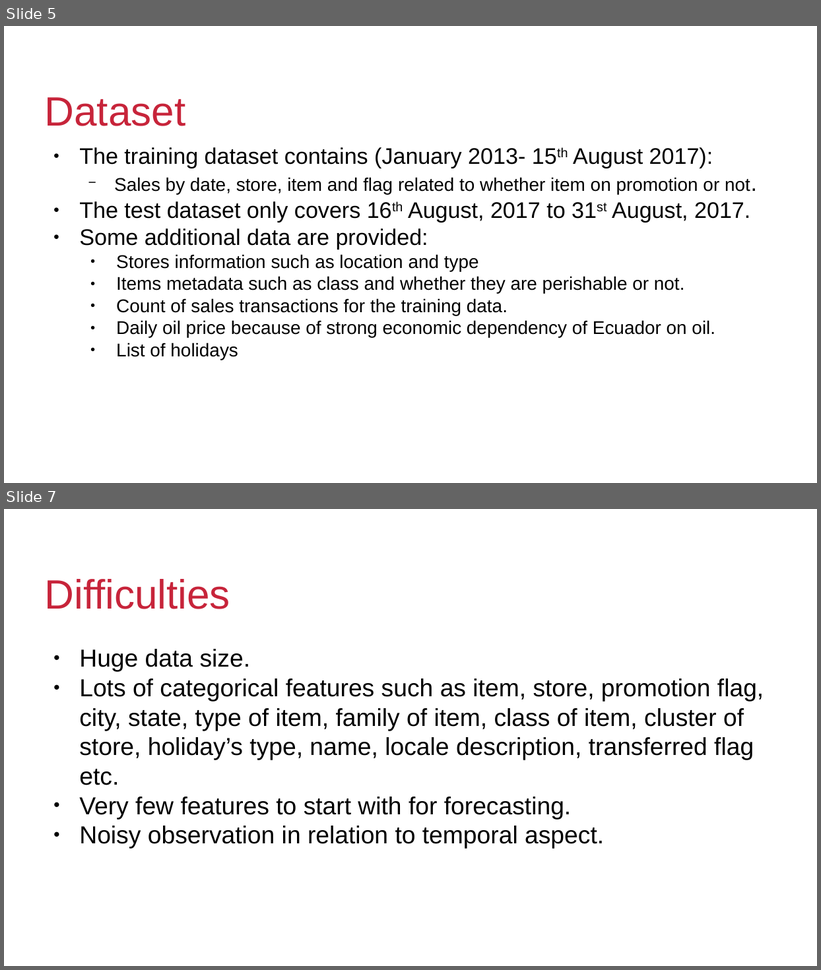
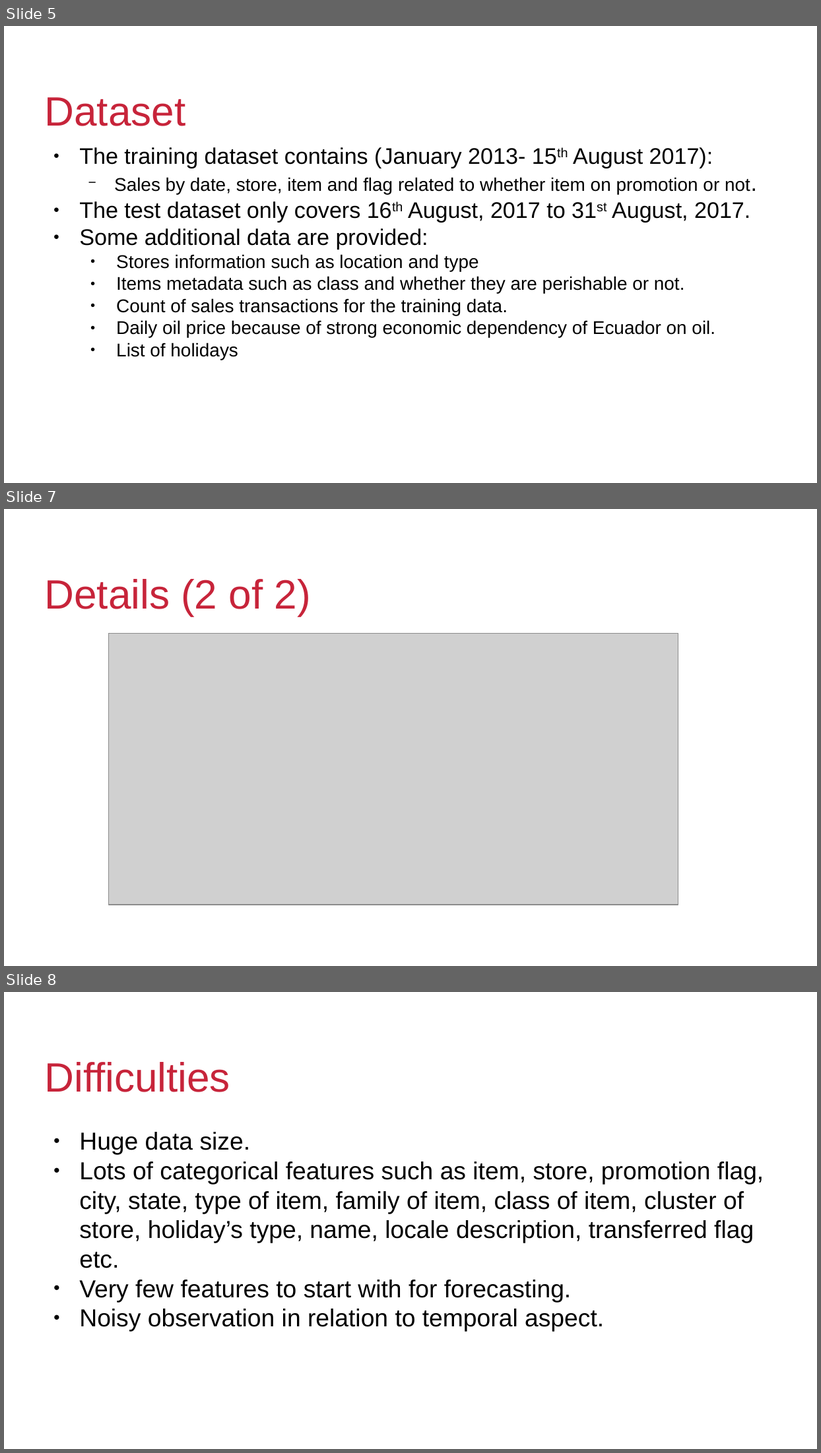
Before and after one commit to kalyanb29/Corporation-Favorita, a slide deck: Analytics.pptx. Shown one above the other, each under a label of ours: slides 5 and 7 before the commit, slides 5, 7 and 8 after it; the slides between them are not shown. The pictures are 821x970 and 821x1453 pixels, drawn with LibreOffice and Linux fonts; fonts in the diff are those of the drawing; grey boxes stand for pictures; background and template pictures are left out. Boxes give left, top, right and bottom in pixels: in the first picture for what was removed or moved away, otherwise in the second. Text is boxed around its words. In the diff, an @@ line names an element or a change of style, - is before the commit and + after.

```diff
--- a/Analytics.pptx
+++ b/Analytics.pptx
@@ slide 7 added at box(4, 509, 817, 966), background #FFFFFF; not listed: 1 template element that a slide beside it also shows @@
@@ text added at box(45, 579, 311, 617), 40 pt, text #C7243A @@
+Details (2 of 2)
@@ picture added at box(109, 634, 679, 905) @@
@@ what was slide 7 is now slide 8 @@
```
Also in this commit, not shown: 2 slides changed, 23 other slides added, 4 slides removed.
